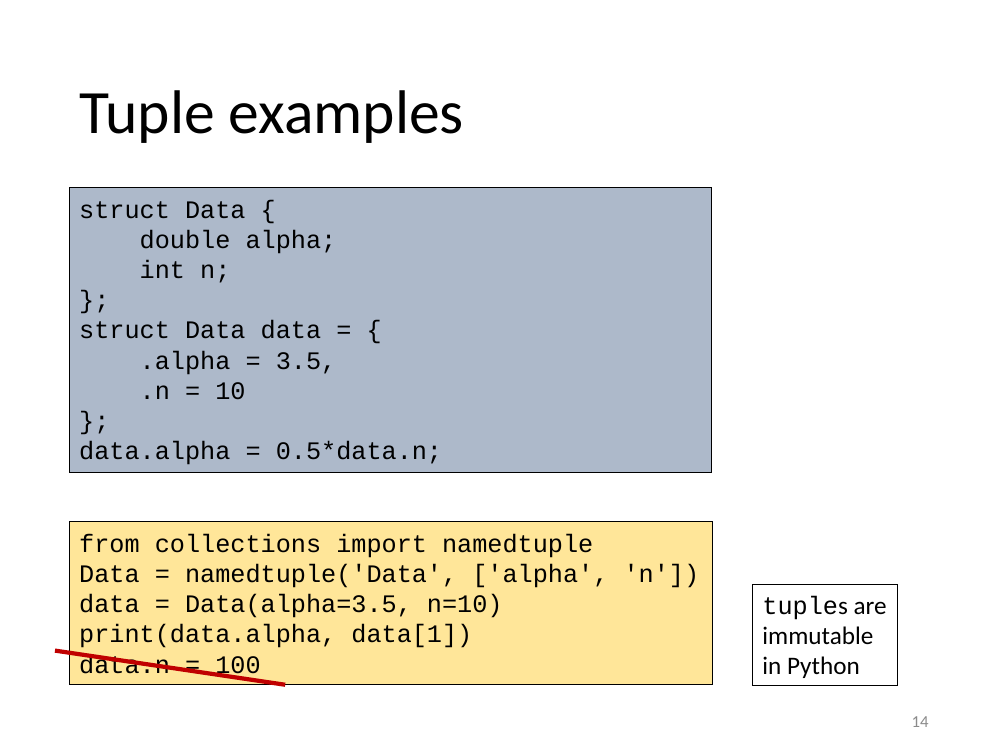
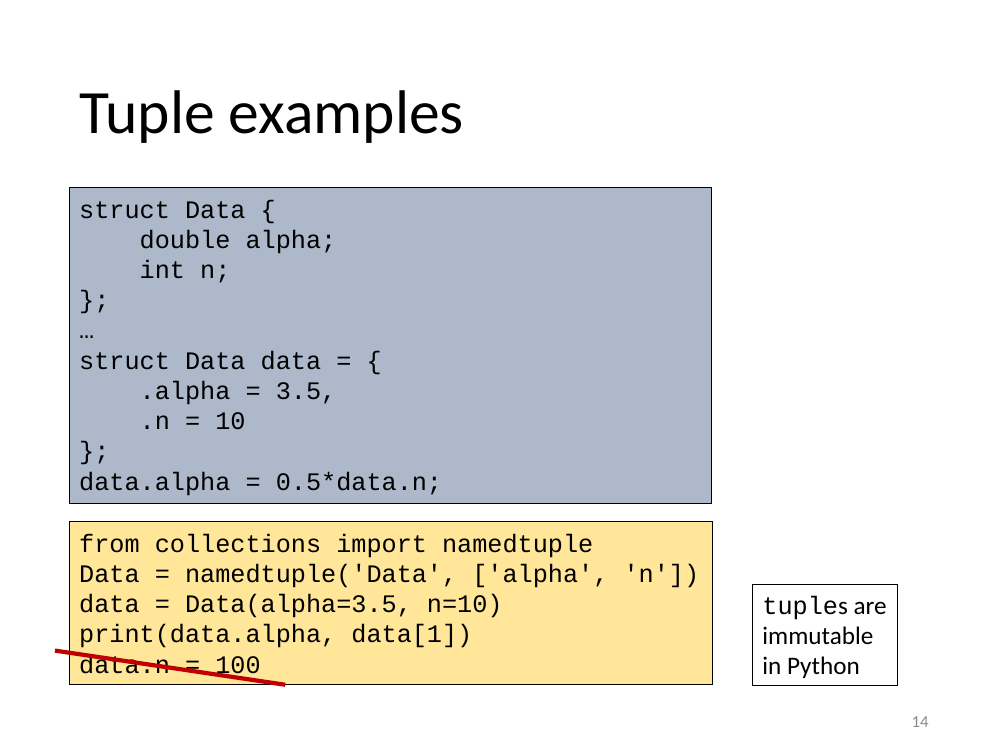
Before and after one commit to gjbex/training-material, a slide deck: slide 14 of DataStructures/data_structures.pptx. Drawn at 1008x756 pixels with LibreOffice and Linux fonts; fonts in the diff are those of the drawing. Boxes give left, top, right and bottom in pixels: in the first picture for what was removed or moved away, otherwise in the second. Text is boxed around its words. In the diff, an @@ line names an element or a change of style, - is before the commit and + after.

```diff
--- a/DataStructures/data_structures.pptx
+++ b/DataStructures/data_structures.pptx
@@ text in rectangle at bbox=[70, 187, 713, 503]: paragraph added @@
+…
@@ rectangle "struct Data {": place and size @@
-rectangle "struct Data {" at bbox=[70, 187, 713, 473]
+rectangle "struct Data {" at bbox=[70, 187, 713, 503]
```
Also in this commit, not shown: 4 other slides changed, 3 slides added.
